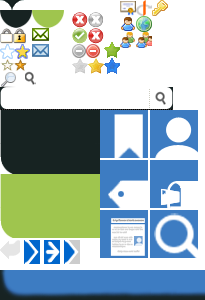
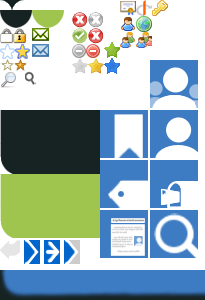
Comparing the layer stacks of the two 205x300 images. Changes:
removed layer "search_bg" from group "Tab Bar" over (0, 87, 173, 110)
added group "People" with 10 layers in group "Section Images" over (150, 60, 198, 108)
added group "Person (small) 2" (50%) with 2 layers in group "People" over (183, 84, 198, 108)
added layer "Shape 4 copy 3" in group "Person (small) 2" over (192, 100, 198, 108)
added layer "Shape 3 copy 3" in group "Person (small) 2" over (189, 84, 198, 99)
added group "Person (small)" (50%) with 2 layers in group "People" over (150, 81, 167, 108)
added layer "Shape 4 copy 2" in group "Person (small)" over (150, 97, 166, 108)
added layer "Shape 3 copy 2" in group "Person (small)" over (150, 81, 163, 96)
added group "Person" (1st of 2, in "Section Images" › "People") with 2 layers in group "People" over (152, 67, 197, 108)
added layer "Shape 4 copy" in group "Person" over (152, 95, 197, 108)
added layer "Shape 3 copy" in group "Person" over (163, 67, 189, 93)
added layer "Shape 2 copy 4" in group "People" over (150, 60, 198, 108)
